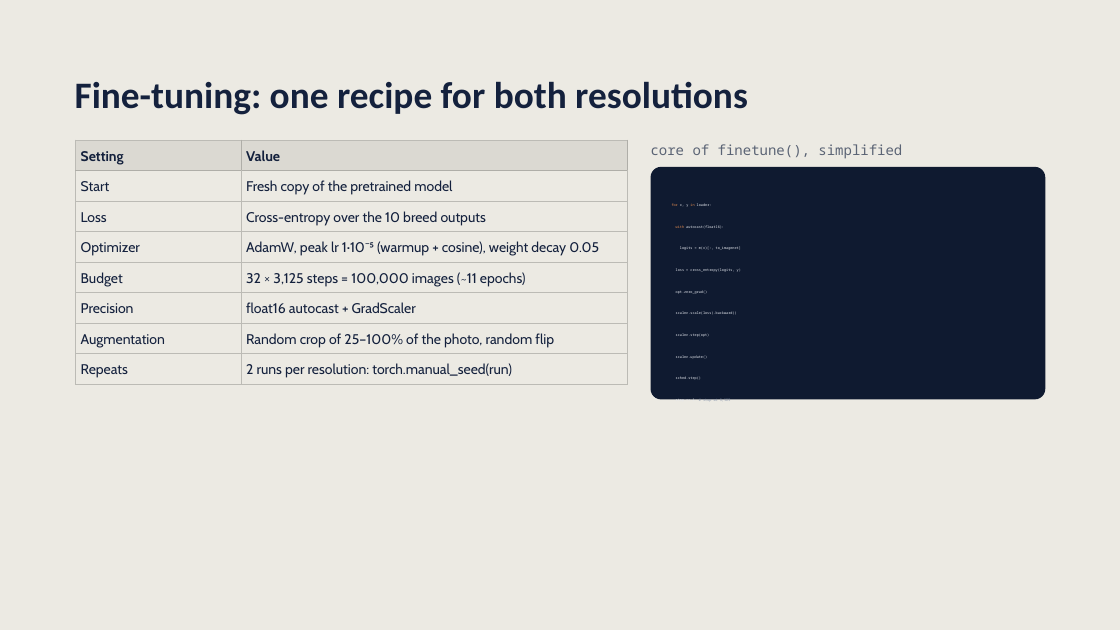
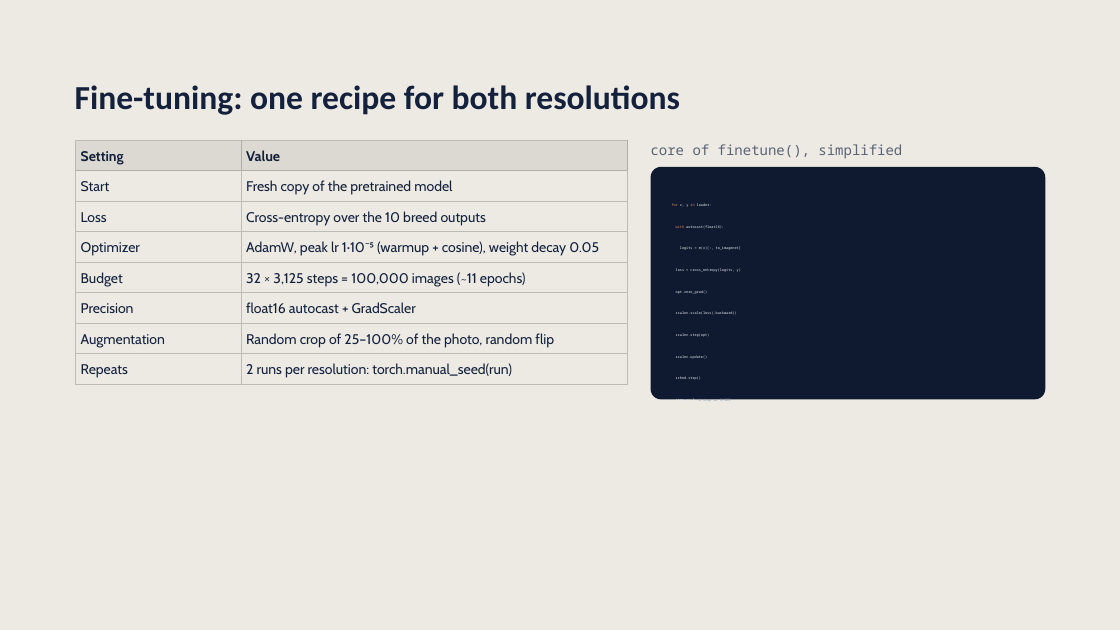
Before and after one commit to dmalynyak/pattern-recognition-uj, a slide deck: slide 11 of task1/presentation_v4.pptx (slide 10 before the commit). Drawn at 1120x630 pixels with LibreOffice and Linux fonts; fonts in the diff are those of the drawing. Boxes give left, top, right and bottom in pixels: in the first picture for what was removed or moved away, otherwise in the second. Text is boxed around its words. In the diff, an @@ line names an element or a change of style, - is before the commit and + after.

```diff
--- a/task1/presentation_v4.pptx
+++ b/task1/presentation_v4.pptx
@@ title "Fine-tuning: one recipe for both ..." at [75, 85, 680, 115]: size 32 to 28.8 pt @@
```
Also in this commit, not shown: 2 other slides changed, 1 slide added.
